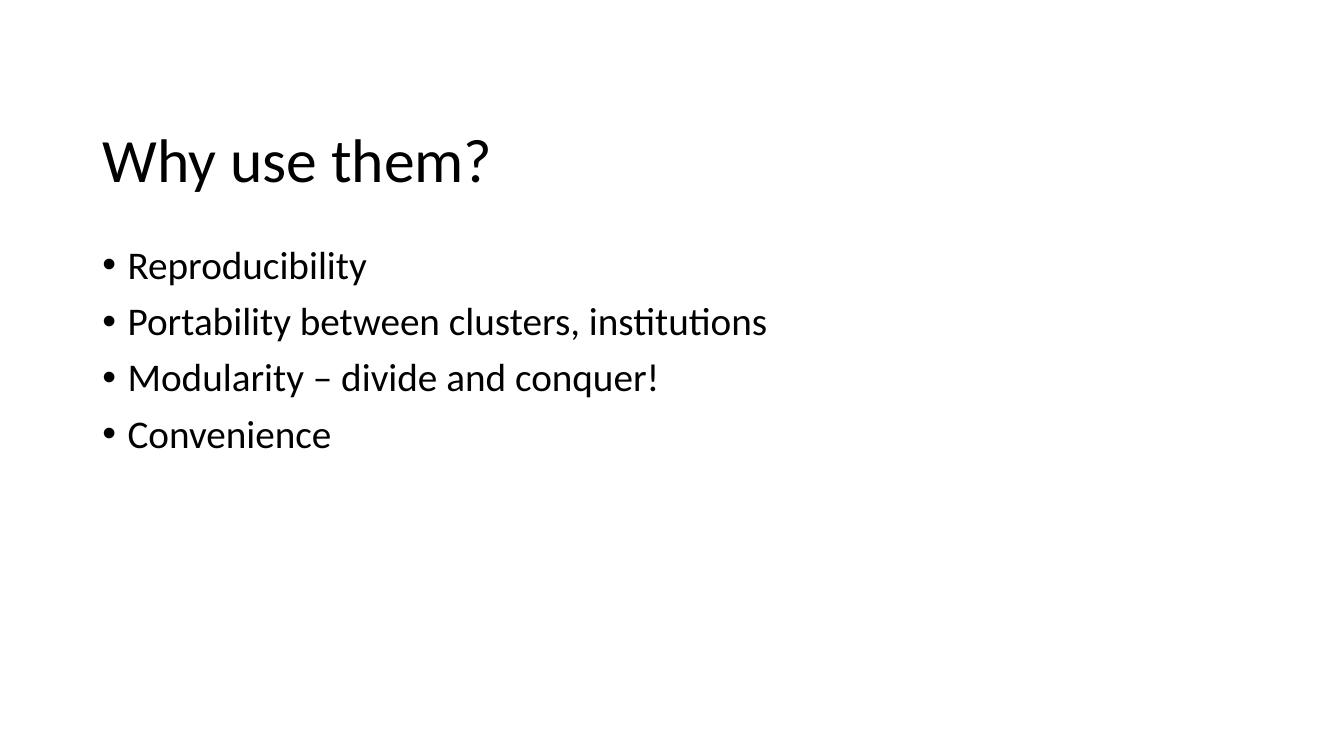
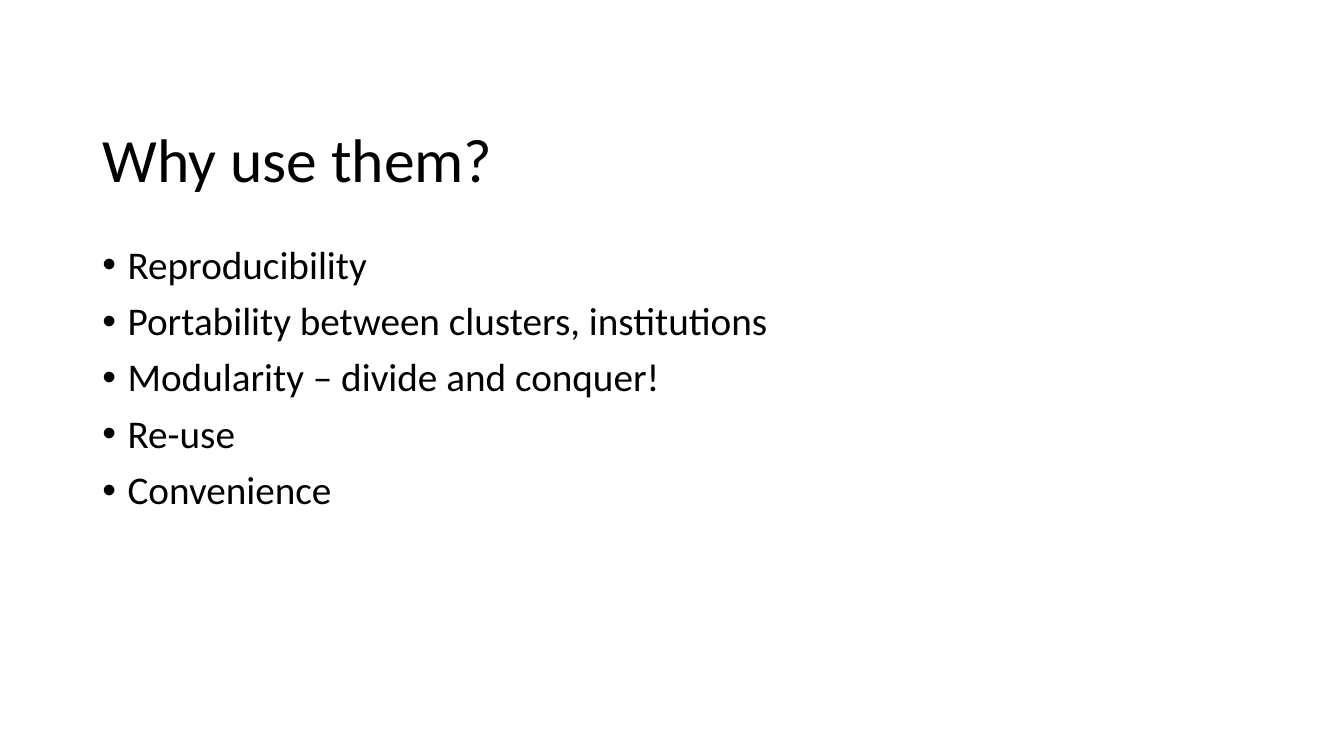
Before and after one commit to CHPC-UofU/rmacc-workflows, a slide deck: slide 6 of slides/workflow_tools.pptx (slide 3 before the commit). Drawn at 1344x756 pixels with LibreOffice and Linux fonts; fonts in the diff are those of the drawing; background and template pictures are left out. Boxes give left, top, right and bottom in pixels: in the first picture for what was removed or moved away, otherwise in the second. Text is boxed around its words. In the diff, an @@ line names an element or a change of style, - is before the commit and + after.

```diff
--- a/slides/workflow_tools.pptx
+++ b/slides/workflow_tools.pptx
@@ text at [128, 423, 235, 449]: paragraph added @@
+• Re-use
```
Also in this commit, not shown: 10 other slides changed, 6 slides added, 2 slides removed, 1 other file.
